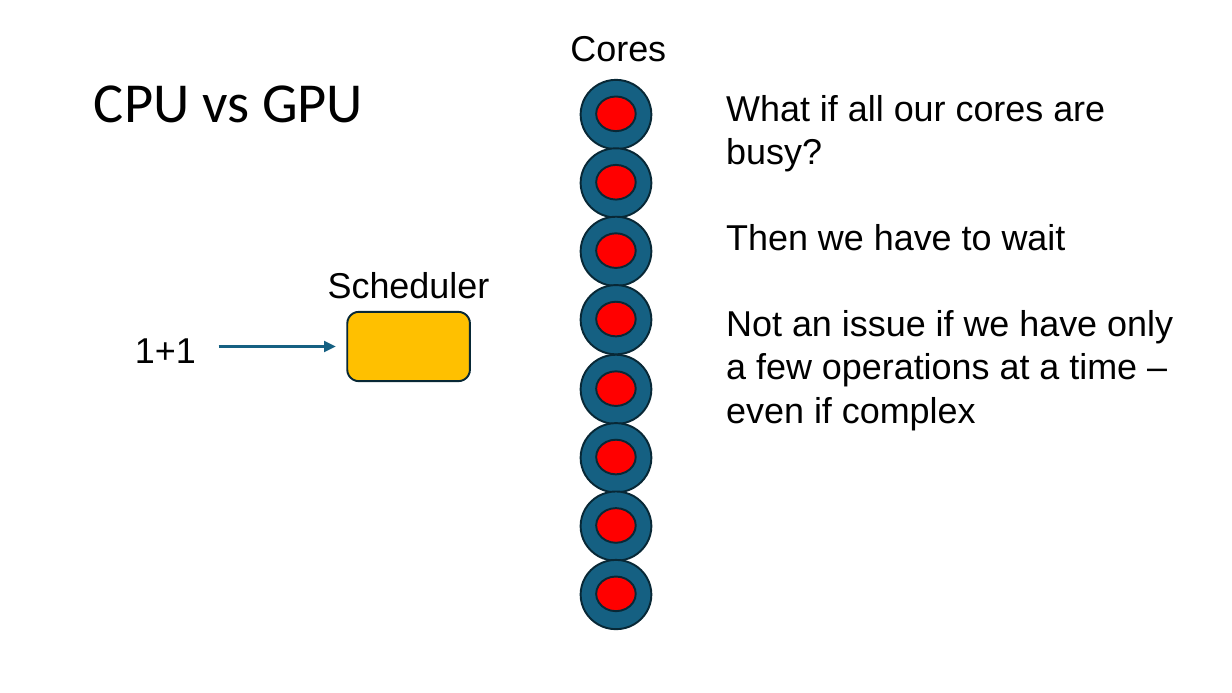
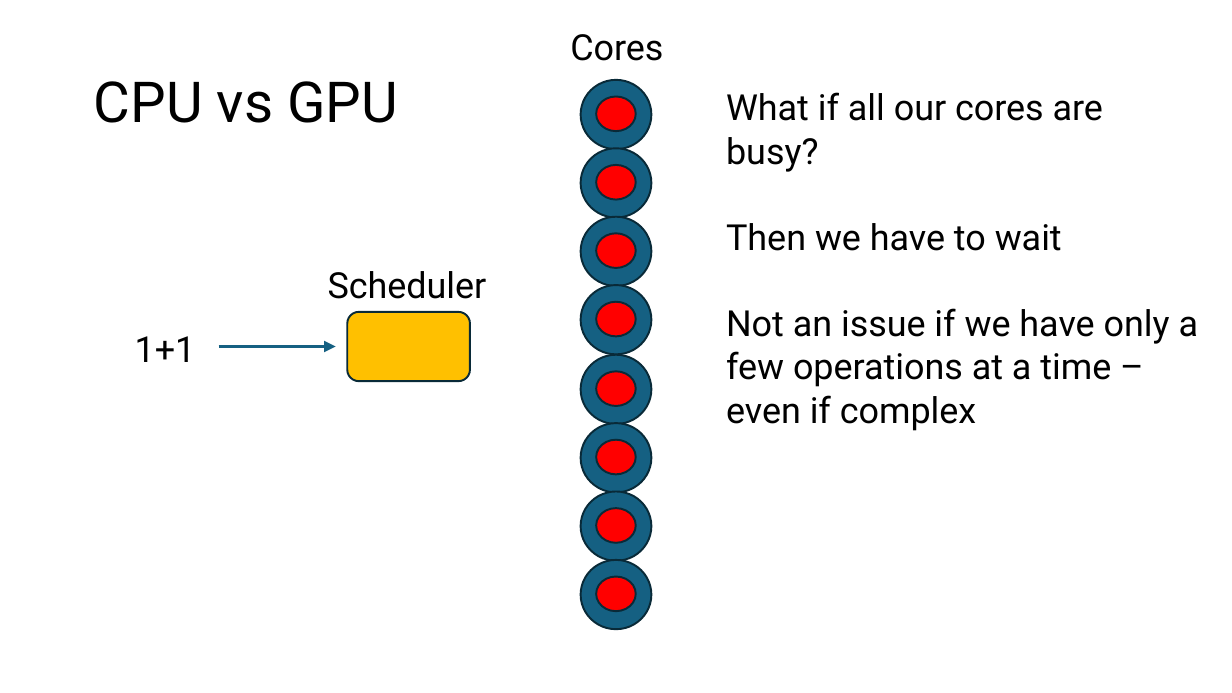
Before and after one commit to slostett/Intro_to_AI_in_Medicine_Course_Materials, a slide deck: slide 8 of Lecture Slides/Lec 10.pptx (slide 9 before the commit). Drawn at 1232x693 pixels with LibreOffice and Linux fonts; fonts in the diff are those of the drawing. Boxes give left, top, right and bottom in pixels: in the first picture for what was removed or moved away, otherwise in the second. Text is boxed around its words. In the diff, an @@ line names an element or a change of style, - is before the commit and + after.

```diff
--- a/Lecture Slides/Lec 10.pptx
+++ b/Lecture Slides/Lec 10.pptx
@@ title "CPU vs GPU" at bbox=[94, 81, 398, 123]: font Calibri to Roboto @@
@@ font Arial to Roboto in 4 elements at bbox=[135, 336, 196, 362], bbox=[570, 34, 663, 61], bbox=[328, 271, 487, 299], bbox=[726, 92, 1199, 431] @@
```
Also in this commit, not shown: 34 other slides changed, 1 slide removed, 13 other files.
